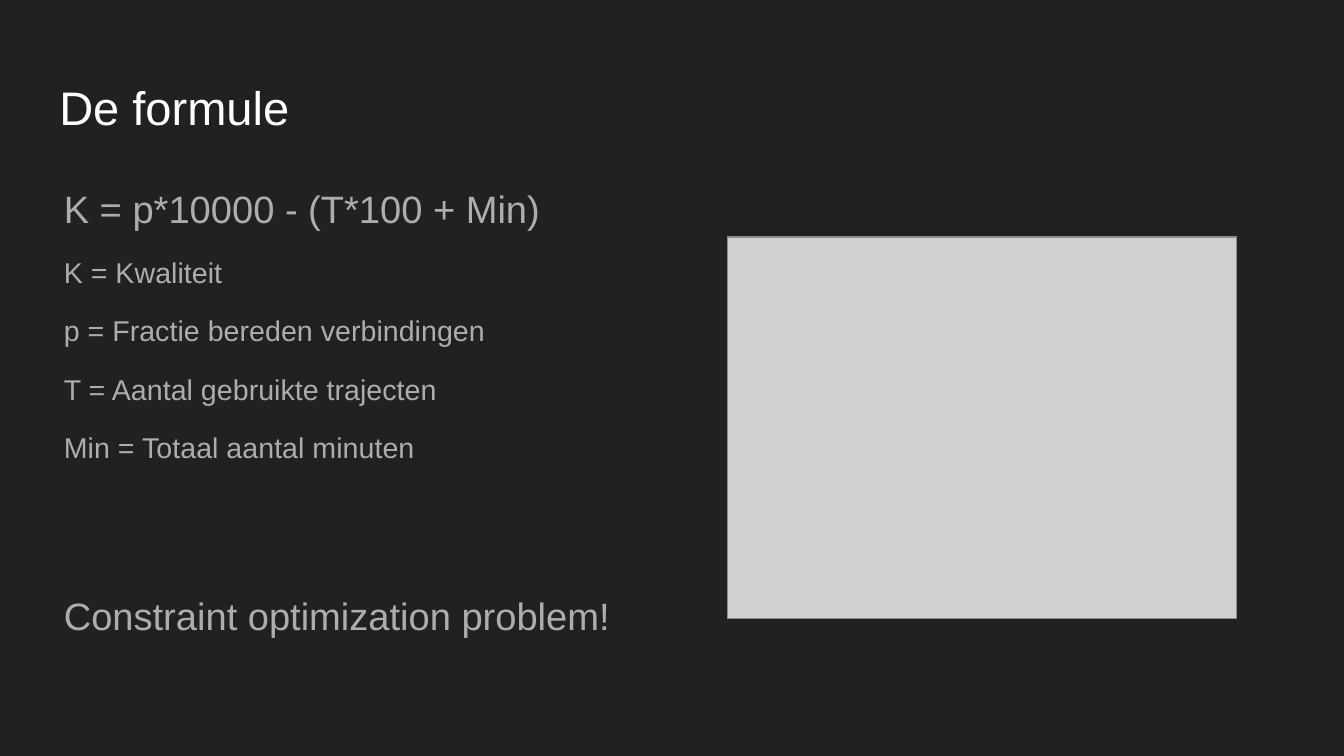
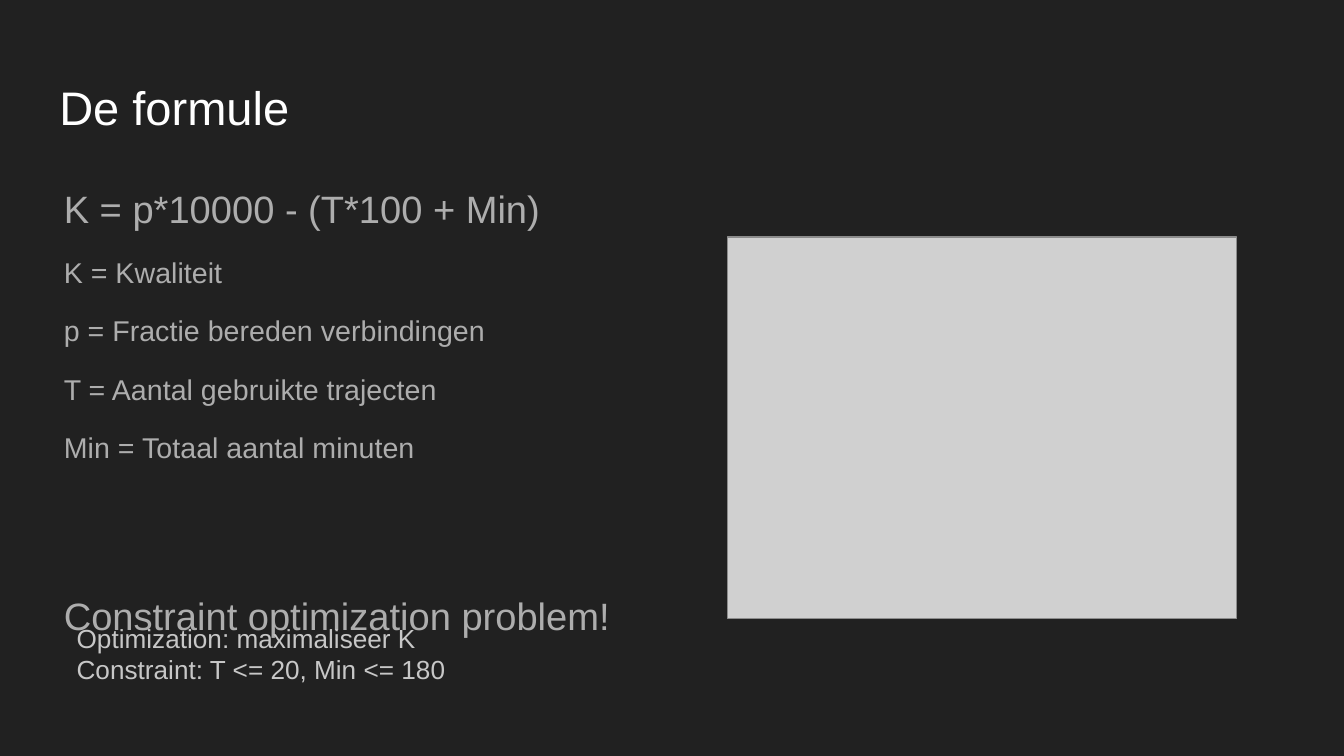
Before and after one commit to maiklarooij/Trainspotters, a slide deck: slide 5 of doc/Presentatie_Trainspotters.pptx (slide 4 before the commit). Drawn at 1344x756 pixels with LibreOffice and Linux fonts; fonts in the diff are those of the drawing; grey boxes stand for pictures. Boxes give left, top, right and bottom in pixels: in the first picture for what was removed or moved away, otherwise in the second. Text is boxed around its words. In the diff, an @@ line names an element or a change of style, - is before the commit and + after.

```diff
--- a/doc/Presentatie_Trainspotters.pptx
+++ b/doc/Presentatie_Trainspotters.pptx
@@ text added at (x1=77, y1=626, x2=445, y2=683), 14 pt, text #C8C8C8 @@
+Optimization: maximaliseer K
+Constraint: T <= 20, Min <= 180
```
Also in this commit, not shown: 5 other slides changed, 1 slide added, 5 other files.
